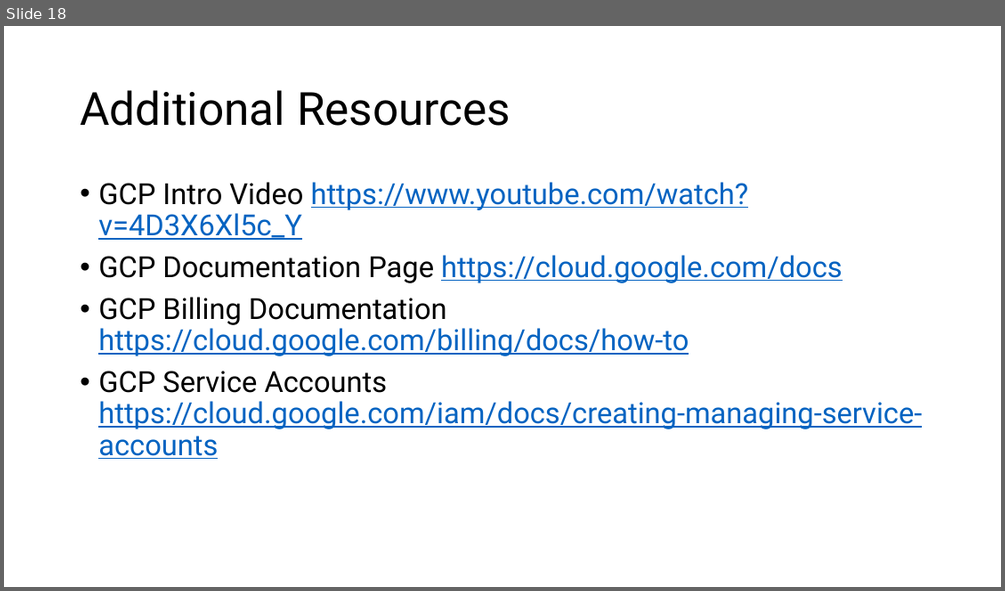
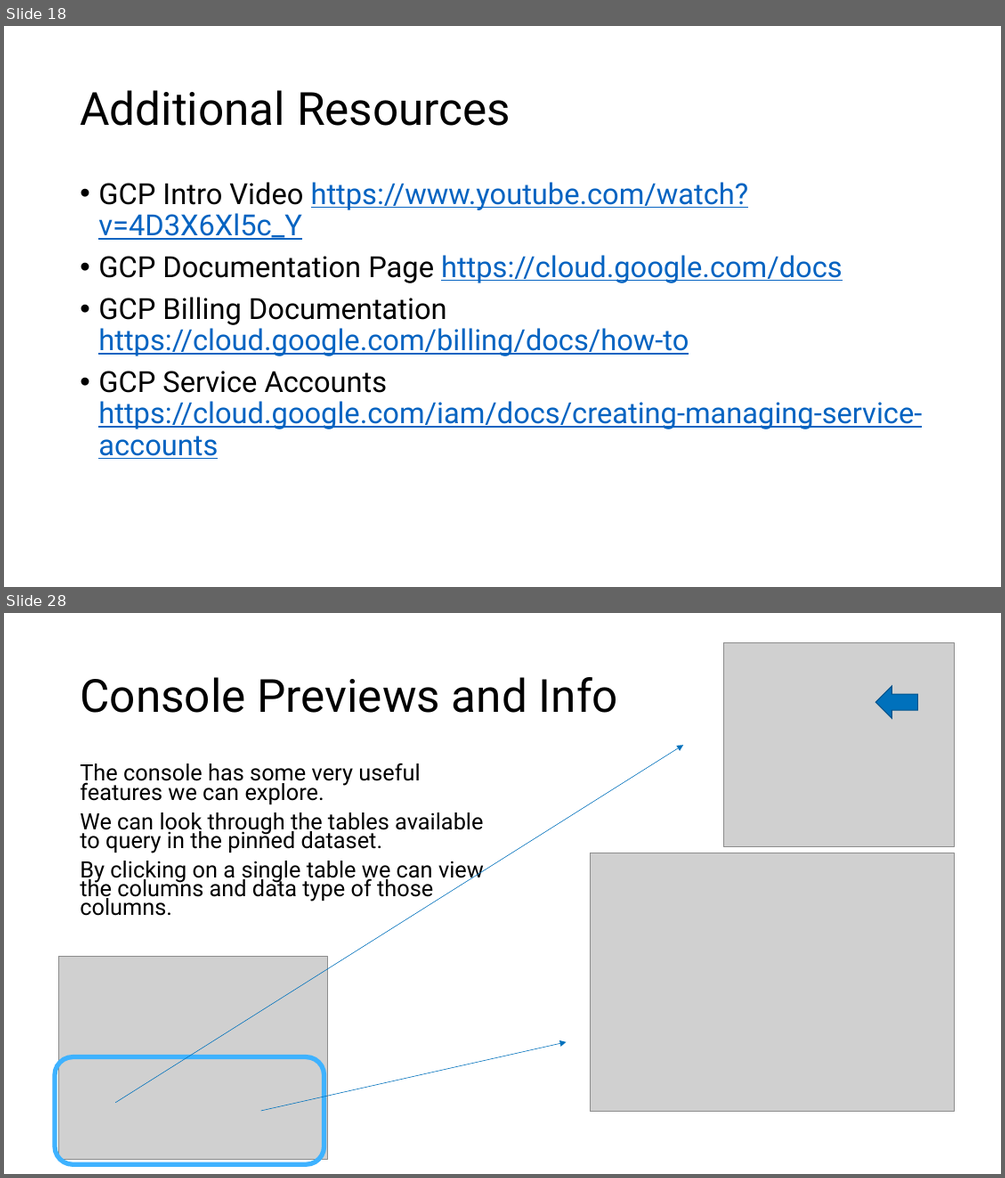
Before and after one commit to ncbi/ASHG-Workshop-2021, a slide deck: ASHG_1.pptx. Shown one above the other, each under a label of ours: slide 18 before the commit, slides 18 and 28 after it; the slides between them are not shown. The pictures are 1005x591 and 1005x1178 pixels, drawn with LibreOffice and Linux fonts; fonts in the diff are those of the drawing; grey boxes stand for pictures; background and template pictures are left out. Boxes give left, top, right and bottom in pixels: in the first picture for what was removed or moved away, otherwise in the second. Text is boxed around its words. In the diff, an @@ line names an element or a change of style, - is before the commit and + after.

```diff
--- a/ASHG_1.pptx
+++ b/ASHG_1.pptx
@@ slide 28 added at <box>4,613,1001,1174</box>, background picture (left out) @@
@@ picture added at <box>723,643,954,847</box> @@
@@ title added at <box>80,677,618,713</box>, 44 pt, text #000000 @@
+Console Previews and Info
@@ left arrow added at <box>876,686,918,718</box>, fill #0071BC, outline #00548B 1 pt @@
@@ arrow added from (115, 1103) to (683, 745), #0071BC 0.5 pt @@
@@ text added at <box>80,763,484,916</box>, 21.7 pt, text #000000 @@
+The console has some very useful features we can explore.
+We can look through the tables available to query in the pinned dataset.
+By clicking on a single table we can view the columns and data type of those columns.
@@ picture added at <box>590,853,954,1111</box> @@
@@ picture added at <box>58,957,328,1159</box> @@
@@ rounded rectangle added at <box>55,1057,324,1165</box>, outline #3EB2FF 4.5 pt @@
@@ arrow added from (261, 1111) to (566, 1042), #0071BC 0.5 pt @@
```
Also in this commit, not shown: 20 other slides added.
